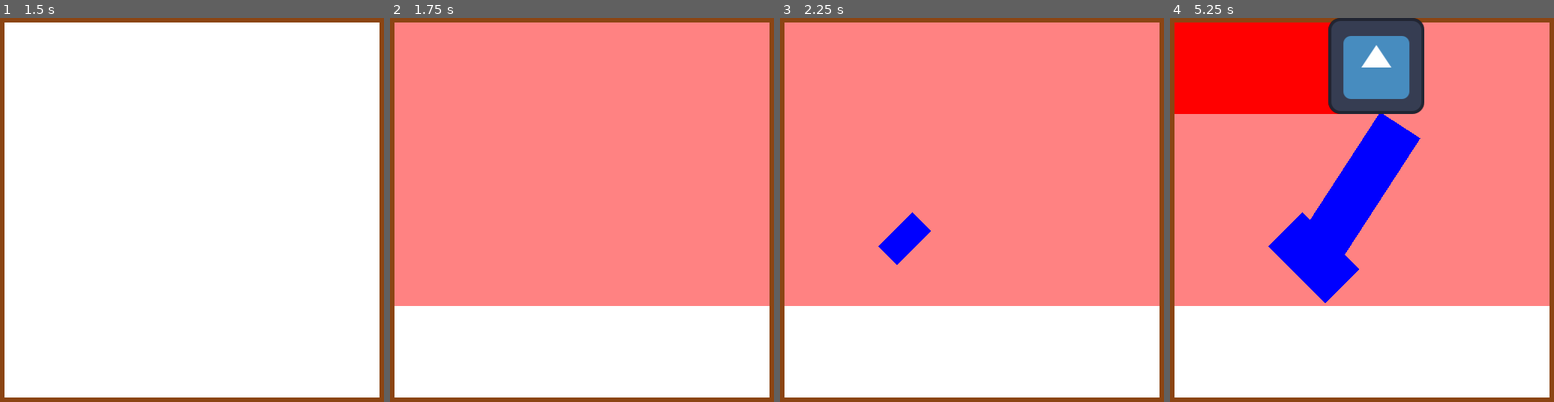
Above: before the commit, frames 1-4 (left to right).
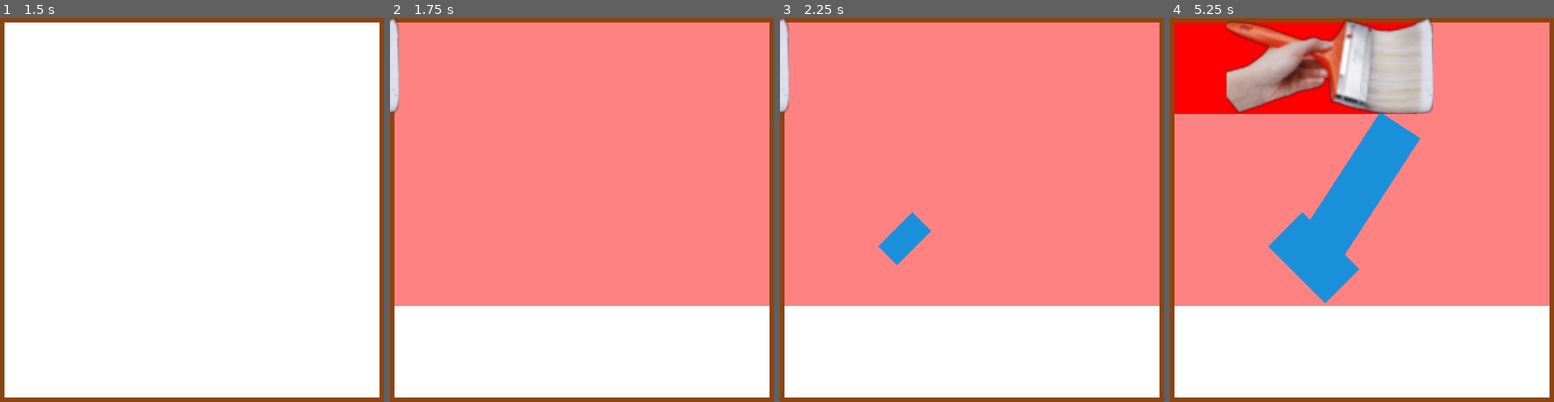
Above: after the commit, the same moments.

Repository: Mpprobst/ggj2026
Game: Godot game, scene res://levels/test.tscn
Same seed, same stepped clock (60 frames per second), same inputs: the game is played once before the commit and once after it. The engine's default icon, where the game draws it, is replaced by a stand-in: a white triangle on a blue panel in a dark square. Sound files missing from this copy of the repository are replaced by a short silence.
Inputs (mouse positions are in pixels of both pictures, inside the frame that each line leads up to):
- Up to frame 1 (1.5 s): click "play" at 0.5 s; move the mouse to (276, 190) at 1.27 s; click (276, 190) at 1.42 s
- Up to frame 2 (1.75 s): no input
- Up to frame 3 (2.25 s): tap Enter at 2 s; drag from (895, 229) to (952, 286) at 2.02 s
- Up to frame 4 (5.25 s): click (1315, 256) at 2.75 s; click (1315, 256) at 3.52 s; click (1315, 256) at 4.27 s; move the mouse to (1400, 125) at 5.02 s; click (1400, 125) at 5.17 s

Frame 1 is identical in both runs. In frame 2, 0.6% of the frame differs, in the area x 0-3%, y 0-25%; in frame 3, 1.4%; in frame 4, 18%, in the area x 14-69%, y 0-75%.

Commit message:
add sfx

Diff:
--- a/data/brushes/brush_slow_blue_128.tres
+++ b/data/brushes/brush_slow_blue_128.tres
@@ -1,12 +1,10 @@
 [gd_resource type="Resource" script_class="BrushData" format=3 uid="uid://csfbgun1c4rkb"]
 
-[ext_resource type="Resource" uid="uid://c1llsvlml7rm0" path="res://data/paths/snakevert.tres" id="1_3b2he"]
 [ext_resource type="Script" uid="uid://bs753kce3wybo" path="res://scripts/brush_data.gd" id="2_na3bc"]
 
 [resource]
 script = ExtResource("2_na3bc")
-path = ExtResource("1_3b2he")
 speed = 128.0
-color = Color(1, 0, 0, 1)
+color = Color(0, 0, 1, 1)
 width = 128.0
 metadata/_custom_type_script = "uid://bs753kce3wybo"
--- /dev/null
+++ b/data/level1.tres
@@ -0,0 +1,17 @@
+[gd_resource type="Resource" script_class="LevelData" format=3 uid="uid://cjtps21w5ey0u"]
+
+[ext_resource type="Script" uid="uid://bs753kce3wybo" path="res://scripts/brush_data.gd" id="1_kcstu"]
+[ext_resource type="Resource" uid="uid://doeauob6f1nct" path="res://data/brushes/brush_slow_red_128.tres" id="2_wws3t"]
+[ext_resource type="Texture2D" uid="uid://36fxf1i4ppr6" path="res://sprites/level1.png" id="3_kcstu"]
+[ext_resource type="Script" uid="uid://qjvhyw112rxr" path="res://scripts/brush_path.gd" id="4_4tgsj"]
+[ext_resource type="Resource" uid="uid://cbgqq7y7fh2oi" path="res://data/paths/snakehoriz.tres" id="5_hu7je"]
+[ext_resource type="Script" uid="uid://78n3gl4f5ex4" path="res://scripts/level_data.gd" id="6_miyb0"]
+
+[resource]
+script = ExtResource("6_miyb0")
+goal = ExtResource("3_kcstu")
+brushes = Array[ExtResource("1_kcstu")]([ExtResource("2_wws3t")])
+paths = Array[ExtResource("4_4tgsj")]([ExtResource("5_hu7je")])
+delays = Array[float]([1.0])
+goal_score = 88.0
+metadata/_custom_type_script = "uid://78n3gl4f5ex4"
--- /dev/null
+++ b/data/level2.tres
@@ -0,0 +1,19 @@
+[gd_resource type="Resource" script_class="LevelData" format=3 uid="uid://bnbfwlyb4h7rq"]
+
+[ext_resource type="Script" uid="uid://bs753kce3wybo" path="res://scripts/brush_data.gd" id="1_t2gu4"]
+[ext_resource type="Resource" uid="uid://doeauob6f1nct" path="res://data/brushes/brush_slow_red_128.tres" id="2_8bi5y"]
+[ext_resource type="Resource" uid="uid://csfbgun1c4rkb" path="res://data/brushes/brush_slow_blue_128.tres" id="3_60r55"]
+[ext_resource type="Texture2D" uid="uid://0yjyri5cdjer" path="res://sprites/level2.png" id="4_ctil4"]
+[ext_resource type="Script" uid="uid://qjvhyw112rxr" path="res://scripts/brush_path.gd" id="4_f3vt3"]
+[ext_resource type="Resource" uid="uid://bn717a8tlgno8" path="res://data/paths/right_down.tres" id="6_60r55"]
+[ext_resource type="Script" uid="uid://78n3gl4f5ex4" path="res://scripts/level_data.gd" id="6_8747k"]
+[ext_resource type="Resource" uid="uid://dooq5xnwui1ct" path="res://data/paths/left_up.tres" id="7_60r55"]
+
+[resource]
+script = ExtResource("6_8747k")
+goal = ExtResource("4_ctil4")
+brushes = Array[ExtResource("1_t2gu4")]([ExtResource("2_8bi5y"), ExtResource("3_60r55")])
+paths = Array[ExtResource("4_f3vt3")]([ExtResource("6_60r55"), ExtResource("7_60r55")])
+delays = Array[float]([1.0, 3.0])
+goal_score = 92.0
+metadata/_custom_type_script = "uid://78n3gl4f5ex4"
--- /dev/null
+++ b/data/paths/left_up.tres
@@ -0,0 +1,8 @@
+[gd_resource type="Resource" script_class="BrushPath" format=3 uid="uid://dooq5xnwui1ct"]
+
+[ext_resource type="Script" uid="uid://qjvhyw112rxr" path="res://scripts/brush_path.gd" id="1_3dmtx"]
+
+[resource]
+script = ExtResource("1_3dmtx")
+path = Array[Vector2]([Vector2(640, 384), Vector2(128, 384), Vector2(128, 0)])
+metadata/_custom_type_script = "uid://qjvhyw112rxr"
--- /dev/null
+++ b/data/paths/right_down.tres
@@ -0,0 +1,8 @@
+[gd_resource type="Resource" script_class="BrushPath" format=3 uid="uid://bn717a8tlgno8"]
+
+[ext_resource type="Script" uid="uid://qjvhyw112rxr" path="res://scripts/brush_path.gd" id="1_cwgqs"]
+
+[resource]
+script = ExtResource("1_cwgqs")
+path = Array[Vector2]([Vector2(0, 0), Vector2(512, 0), Vector2(512, 512)])
+metadata/_custom_type_script = "uid://qjvhyw112rxr"
--- a/data/paths/snakevert.tres
+++ b/data/paths/snakevert.tres
@@ -4,5 +4,5 @@
 
 [resource]
 script = ExtResource("1_yo0sq")
-path = Array[Vector2]([Vector2(128, 512), Vector2(128, 0), Vector2(256, 0), Vector2(256, 384), Vector2(384, 384), Vector2(384, 0), Vector2(512, 0), Vector2(512, 384)])
+path = Array[Vector2]([Vector2(128, 512), Vector2(128, 0), Vector2(256, 0), Vector2(256, 384), Vector2(384, 384), Vector2(384, 0), Vector2(512, 0), Vector2(512, 512)])
 metadata/_custom_type_script = "uid://qjvhyw112rxr"
--- /dev/null
+++ b/data/paths/uploop_right.tres
@@ -0,0 +1,8 @@
+[gd_resource type="Resource" script_class="BrushPath" format=3 uid="uid://d31uifw1qgprg"]
+
+[ext_resource type="Script" uid="uid://qjvhyw112rxr" path="res://scripts/brush_path.gd" id="1_2kw8y"]
+
+[resource]
+script = ExtResource("1_2kw8y")
+path = Array[Vector2]([Vector2(128, 512), Vector2(128, 0), Vector2(256, 0), Vector2(256, 384), Vector2(384, 384), Vector2(512, 384)])
+metadata/_custom_type_script = "uid://qjvhyw112rxr"
--- a/levels/test.tscn
+++ b/levels/test.tscn
@@ -8,12 +8,15 @@
 [ext_resource type="Script" uid="uid://1j2uf2jfdflt" path="res://scripts/paintable_surface.gd" id="2_r4e4k"]
 [ext_resource type="Resource" uid="uid://bk4r6io7ovx87" path="res://data/level0.tres" id="3_kqvnf"]
 [ext_resource type="PackedScene" uid="uid://dnieuv4tyuodq" path="res://prefabs/tape.tscn" id="3_ny0t1"]
+[ext_resource type="Resource" uid="uid://cjtps21w5ey0u" path="res://data/level1.tres" id="4_qtvpr"]
+[ext_resource type="Resource" uid="uid://bnbfwlyb4h7rq" path="res://data/level2.tres" id="5_drwxn"]
 [ext_resource type="PackedScene" uid="uid://c16xye7x8xw1m" path="res://prefabs/paint_brush.tscn" id="6_6g8e2"]
 [ext_resource type="Theme" uid="uid://dawi8gv76fssm" path="res://theme.tres" id="10_kqvnf"]
+[ext_resource type="AudioStream" uid="uid://djl21tcjrobum" path="res://audio/2021-07-07_-_Smooth_Rumble_-_www.FesliyanStudios.com.mp3" id="11_eudka"]
 
 [node name="Test" type="Node2D" unique_id=1559331907]
 script = ExtResource("1_u45fp")
-levels = Array[ExtResource("2_qhvcx")]([ExtResource("3_kqvnf")])
+levels = Array[ExtResource("2_qhvcx")]([ExtResource("3_kqvnf"), ExtResource("4_qtvpr"), ExtResource("5_drwxn")])
 
 [node name="PaintManager" type="Node2D" parent="." unique_id=738972919 node_paths=PackedStringArray("canvas", "viewport_mask", "goal_image", "brush_container", "tape_reminder")]
 script = ExtResource("1_pnvjf")
@@ -60,6 +63,7 @@
 [node name="MaskingViewport" type="SubViewport" parent="SubViewportContainer" unique_id=1301670002]
 transparent_bg = true
 handle_input_locally = false
+audio_listener_enable_2d = true
 canvas_cull_mask = 4293918722
 render_target_update_mode = 4
 
@@ -260,7 +264,8 @@
 visible = false
 anchors_preset = 10
 anchor_right = 1.0
-offset_bottom = 29.0
+offset_top = 32.0
+offset_bottom = 61.000004
 grow_horizontal = 2
 theme = ExtResource("10_kqvnf")
 text = "remove tape (right mouse)"
@@ -268,6 +273,12 @@
 vertical_alignment = 1
 
 [node name="MainCamera" type="Camera2D" parent="." unique_id=1952142637]
+
+[node name="Music" type="AudioStreamPlayer2D" parent="." unique_id=1426339059]
+stream = ExtResource("11_eudka")
+volume_db = -10.0
+autoplay = true
+parameters/looping = true
 
 [connection signal="pressed" from="SubViewportContainer/UI/Start Game/StartButton" to="." method="start_game"]
 [connection signal="pressed" from="SubViewportContainer/UI/Score/Next" to="." method="start_next_level"]
--- a/prefabs/paint_brush.tscn
+++ b/prefabs/paint_brush.tscn
@@ -1,7 +1,7 @@
 [gd_scene format=3 uid="uid://c16xye7x8xw1m"]
 
 [ext_resource type="Script" uid="uid://3ulun3vecq2k" path="res://scripts/paint_brush.gd" id="1_sm213"]
-[ext_resource type="Texture2D" uid="uid://d0vbnqjo0dqt8" path="res://icon.svg" id="2_r4uij"]
+[ext_resource type="Texture2D" uid="uid://baxxvk23vpx8y" path="res://sprites/brush.png" id="2_sm213"]
 
 [node name="PaintBrush" type="Node2D" unique_id=1624143853]
 visibility_layer = 5
@@ -10,5 +10,6 @@
 [node name="Sprite2D" type="Sprite2D" parent="." unique_id=1838941291]
 visibility_layer = 5
 z_index = 1
-texture = ExtResource("2_r4uij")
-offset = Vector2(-64, 64)
+rotation = -4.712389
+texture = ExtResource("2_sm213")
+offset = Vector2(128, 64)
--- a/prefabs/tape.tscn
+++ b/prefabs/tape.tscn
@@ -1,20 +1,29 @@
 [gd_scene format=3 uid="uid://dnieuv4tyuodq"]
 
 [ext_resource type="Script" uid="uid://bf8ykw7gmoo67" path="res://scripts/tape.gd" id="1_7wm2w"]
+[ext_resource type="AudioStream" uid="uid://ckdkdp2qr8ccs" path="res://audio/rip1.mp3" id="2_7fasd"]
 [ext_resource type="AudioStream" uid="uid://yo5wmv56360g" path="res://audio/pull2.mp3" id="2_idvsi"]
+[ext_resource type="AudioStream" uid="uid://clnll1dicv20t" path="res://audio/crumple1.mp3" id="4_jmy4s"]
 
 [node name="Tape" type="Node2D" unique_id=807806537]
 visibility_layer = 3
 script = ExtResource("1_7wm2w")
+rip_clip = ExtResource("2_7fasd")
+drag_loop_clip = ExtResource("2_idvsi")
+crumple_clip = ExtResource("4_jmy4s")
 
 [node name="Line2D" type="Line2D" parent="." unique_id=458287682]
 visibility_layer = 3
-points = PackedVector2Array(0, 0, 100, 38.815)
+texture_repeat = 2
+points = PackedVector2Array(0, 0, 100, 0)
 width = 64.0
-default_color = Color(0, 0, 1, 1)
+default_color = Color(0.105882354, 0.5647059, 0.85490197, 1)
+texture = null
+texture_mode = 1
 
 [node name="Button" type="Button" parent="." unique_id=475795188]
 modulate = Color(1, 0, 0, 1)
+texture_repeat = 2
 anchors_preset = 4
 anchor_top = 0.5
 anchor_bottom = 0.5
@@ -22,12 +31,12 @@
 offset_right = 171.835
 offset_bottom = 32.0
 grow_vertical = 2
-rotation = 0.40491638
 pivot_offset = Vector2(0, 32)
 button_mask = 2
 
 [node name="AudioStreamPlayer2D" type="AudioStreamPlayer2D" parent="." unique_id=1241226621]
 stream = ExtResource("2_idvsi")
+volume_db = 10.0
 parameters/looping = false
 
 [connection signal="button_up" from="Button" to="." method="_on_button_button_up"]
--- a/scripts/brush_path.gd
+++ b/scripts/brush_path.gd
@@ -2,4 +2,6 @@
 class_name BrushPath
 
 # path is from top right of brush rect
+# go all the way to the right but rotate so we stay in bounds
+# when going left, don't go all the way left (unless from spawn)
 @export var path : Array[Vector2]
--- a/scripts/paint_brush.gd
+++ b/scripts/paint_brush.gd
@@ -14,6 +14,8 @@
 var last_pos : Vector2
 var can_move : bool
 
+var precision = 4
+
 func initialize(_path : BrushPath, data : BrushData, delay):
 	path = _path.path
 	speed = data.speed #/ 60.0
@@ -22,24 +24,59 @@
 	path_idx = 1
 	global_position = path[0]
 	last_pos = global_position
-
+	var dir = path[path_idx] - path[path_idx-1]
+	set_rot(dir)
+	print(global_position)
+	print(sprite.offset)
 	await get_tree().create_timer(delay).timeout
 
 	can_move = true
+
+func set_rot(dir):
+	# update sprite rotation based on the dir
+	sprite.flip_h = dir.x < 0 or dir.y < 0
+	var x = -128
+	var y = 64
+	if dir.x < 0:
+		x = 0
+	if dir.y > 0:
+		x = 0
+	elif dir.y < 0:
+		x = 128
+
+	if abs(dir.y) > 0.1:
+		sprite.rotation = dir.normalized().y * Vector2.RIGHT.angle_to(dir)
+	else:
+		sprite.rotation = 0
+
+	sprite.offset = Vector2(x,y)
 
 # Called every frame. 'delta' is the elapsed time since the previous frame.
 func _process(delta):
 	if not can_move:
 		return
+	var dir = path[path_idx] - path[path_idx-1]
+	set_rot(dir)
 
-	var dir = path[path_idx] - path[path_idx-1]
-	global_position = (global_position + dir.normalized() * delta * speed)#.clamp(Vector2.ZERO, Vector2.ONE * (512+width))
+	global_position = (global_position + dir.normalized() * delta * speed)
 	var lastdir = global_position - last_pos
 	var pixels = ceil(lastdir.length()) + 1
-	if pixels >= width / 2:
+
+	if pixels >= width / precision / 2:
 		last_pos = global_position
-		var draw_pos = global_position + sprite.offset - Vector2.ONE * width / 2
-		var rect = Rect2(draw_pos, Vector2.ONE * width)
+		var draw_pos = global_position# - dir.normalized() * width / precision
+		var draw_area = Vector2(width/precision, width)
+		draw_pos -= Vector2.RIGHT * (width / precision)
+		if dir.y > 0:
+			draw_pos -= Vector2.UP * (64 + width / precision)
+			draw_pos -= Vector2.RIGHT * (128 - width / precision)
+		elif dir.y < 0:
+			draw_pos -= Vector2.RIGHT * (128 - width / precision)
+		if dir.x < 0:
+			draw_pos -= Vector2.RIGHT * (128 - width / precision)
+		if abs(dir.y) > 0:
+			draw_area = Vector2(width,width/precision)
+		var rect = Rect2(ceil(draw_pos), draw_area)
 		on_paint.emit(rect, color)
 
 	var startdir = global_position - path[path_idx-1]
--- a/scripts/paint_manager.gd
+++ b/scripts/paint_manager.gd
@@ -15,6 +15,7 @@
 
 var freedraw : bool
 var brush_down : bool
+var brush_radius : float = 32
 
 func load_level(leveldata):
 	for i in leveldata.brushes.size():
@@ -31,7 +32,7 @@
 	tapes = []
 	tape_reminder.visible = false
 	if tape_reminder_tween != null:
-		tape_reminder_tween.queue_free()
+		tape_reminder_tween.kill()
 	recalculate_mask()
 
 func on_brush_end(brush):
@@ -55,9 +56,8 @@
 
 func on_remove_tape(tape: Tape):
 	tapes.erase(tape)
-	if brushes.size() > 0:
-		recalculate_mask()
-	elif tapes.size() <= 0:
+	recalculate_mask()
+	if tapes.size() <= 0 and brushes.size() <= 0:
 		calculate_score()
 
 func recalculate_mask():
@@ -108,5 +108,11 @@
 
 		if event is InputEventMouseMotion and brush_down:
 			var pos = get_global_mouse_position()
-			var size = Vector2(32, 32)
+			var size = Vector2(brush_radius, brush_radius)
 			canvas.paint_at_world_pos(pos, size, Color.RED)
+
+	if event is InputEventMouseButton:
+		if event.button_index == MOUSE_BUTTON_WHEEL_UP:
+			brush_radius = clamp(brush_radius + 2, 4, 128)
+		elif event.button_index == MOUSE_BUTTON_WHEEL_DOWN:
+			brush_radius = clamp(brush_radius - 2, 4, 128)
--- a/scripts/paintable_surface.gd
+++ b/scripts/paintable_surface.gd
@@ -46,7 +46,9 @@
 				var tint = Color.WHITE
 				if mask != null:
 					tint = mask.get_pixel(x,y)
-				img.set_pixel(x, y, color * tint)
+				# only write if there is color
+				if tint == Color.WHITE:
+					img.set_pixel(x, y, color * tint)
 
 	painted_tex.texture.update(img)
 
--- a/scripts/tape.gd
+++ b/scripts/tape.gd
@@ -5,8 +5,16 @@
 @onready var line : Line2D = $Line2D
 @onready var button : Button = $Button
 
+@onready var audio : AudioStreamPlayer2D = $AudioStreamPlayer2D
+
+@export var rip_clip : AudioStream
+@export var drag_loop_clip : AudioStream
+@export var crumple_clip : AudioStream
+
 func _ready():
-	pass
+	audio.stream = rip_clip
+	audio.play()
+	audio.playing = true
 	# not sure why below doesn't work
 	#button.position = Vector2.DOWN * line.width / 2
 	#button.pivot_offset = Vector2.UP * line.width / 2
@@ -16,6 +24,15 @@
 	return line.points[0].distance_to(line.points[1])
 
 func update_shape(endpoint):
+	var change = endpoint - global_position - line.points[1]
+	if change.length() > 1:
+		if not audio.playing:
+			audio.stream = drag_loop_clip
+			audio.play()
+		audio.pitch_scale = 0.9 + change.length() / 200.0
+	elif audio.playing:
+		audio.stop()
+
 	line.points[1] = endpoint - global_position
 	var dir = line.points[1] - line.points[0]
 	var size = Vector2(dir.length(), line.width)
@@ -25,7 +42,14 @@
 
 func killme():
 	# crumple audio
+	audio.stream = crumple_clip
+	audio.pitch_scale = randf_range(0.8, 1.2)
+
+	$Button.visible = false
+	audio.play()
 	on_destroy.emit(self)
+	line.modulate.a = 0
+	await audio.finished
 	queue_free()
 
 func _on_button_button_up():
--- /dev/null
+++ b/sprites/tape1atlas.tres
@@ -0,0 +1,7 @@
+[gd_resource type="AtlasTexture" format=3 uid="uid://42pw3hq1mqh7"]
+
+[ext_resource type="Texture2D" uid="uid://r202epes1lrs" path="res://sprites/tape2_middle.png" id="1_5cpla"]
+
+[resource]
+atlas = ExtResource("1_5cpla")
+region = Rect2(0, 0, 728.201, 64)
--- /dev/null
+++ b/sprites/tape2_sprite.tres
@@ -0,0 +1,3 @@
+[gd_resource type="SpriteFrames" format=3 uid="uid://ci0cwvuctc71f"]
+
+[resource]
Not shown, changed: attributions.txt
Not shown, added: audio/2021-07-07_-_Smooth_Rumble_-_www.FesliyanStudios.com.mp3.import
Not shown, changed: audio/crumple2.mp3.import
Not shown, changed: audio/pull1.mp3.import
Not shown, changed: audio/pull2.mp3.import
Not shown, changed: audio/pull_loop.mp3.import
Not shown, changed: export_presets.cfg
Binary file added: screenshots/maskywaskyfreemode.png
Not shown, added: screenshots/maskywaskyfreemode.png.import
Binary file added: screenshots/maskywaskylv2.png
Not shown, added: screenshots/maskywaskylv2.png.import
Binary file added: sprites/brush.png
(and 48 more such lines)
